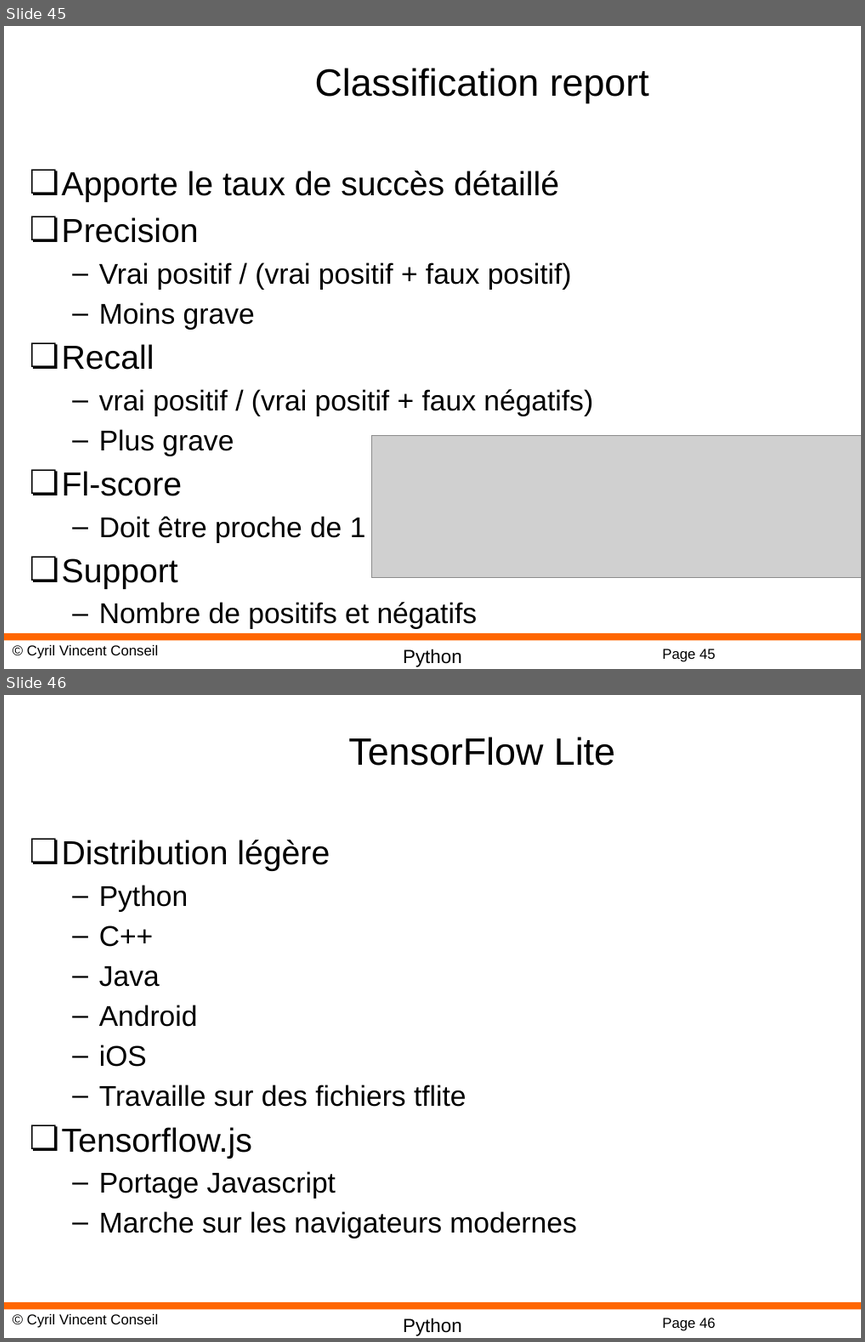
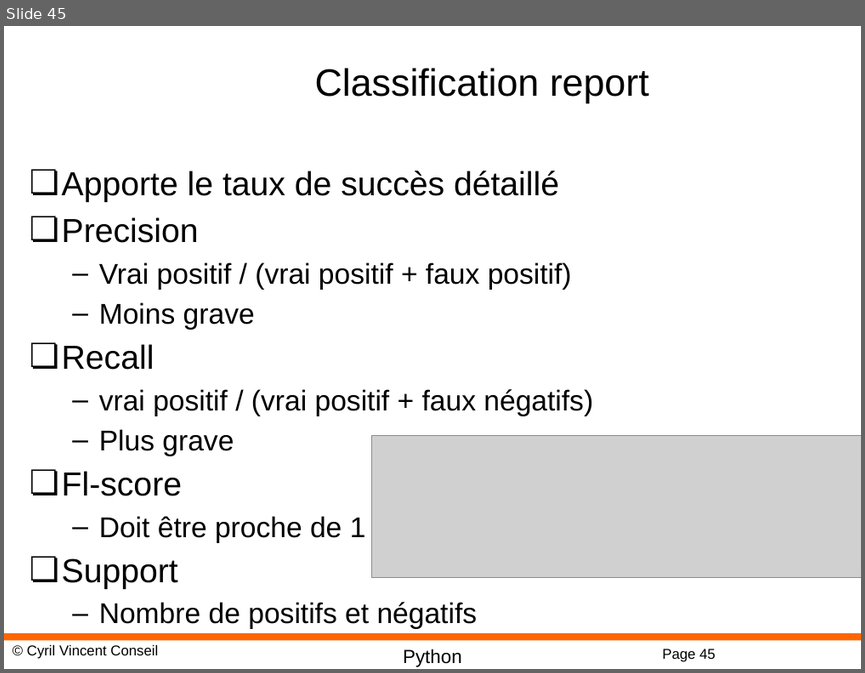
Before and after one commit to cyrilvincent/DL, a slide deck: PPT/DeepLearning09-Keras.pptx. Shown one above the other, each under a label of ours: slides 45 and 46 before the commit, slide 45 after it. The pictures are 865x1342 and 865x673 pixels, drawn with LibreOffice and Linux fonts; fonts in the diff are those of the drawing; grey boxes stand for pictures; background and template pictures are left out. Boxes give left, top, right and bottom in pixels: in the first picture for what was removed or moved away, otherwise in the second. Text is boxed around its words. In the diff, an @@ line names an element or a change of style, - is before the commit and + after.

```diff
--- a/PPT/DeepLearning09-Keras.pptx
+++ b/PPT/DeepLearning09-Keras.pptx
@@ slide 46 removed at [4,695,861,1338], background #FFFFFF; not listed: 4 template elements that a slide beside it also shows @@
@@ title removed at [348,737,615,766] @@
-TensorFlow Lite
@@ text removed at [62,839,576,1238] @@
-❏ Distribution légère
-  – Python
-  – C++
-  – Java
-  – Android
-  – iOS
-  – Travaille sur des fichiers tflite
-❏ Tensorflow.js
-  – Portage Javascript
-  – Marche sur les navigateurs modernes
```
Also in this commit, not shown: 3 other slides removed, 10 other files.
